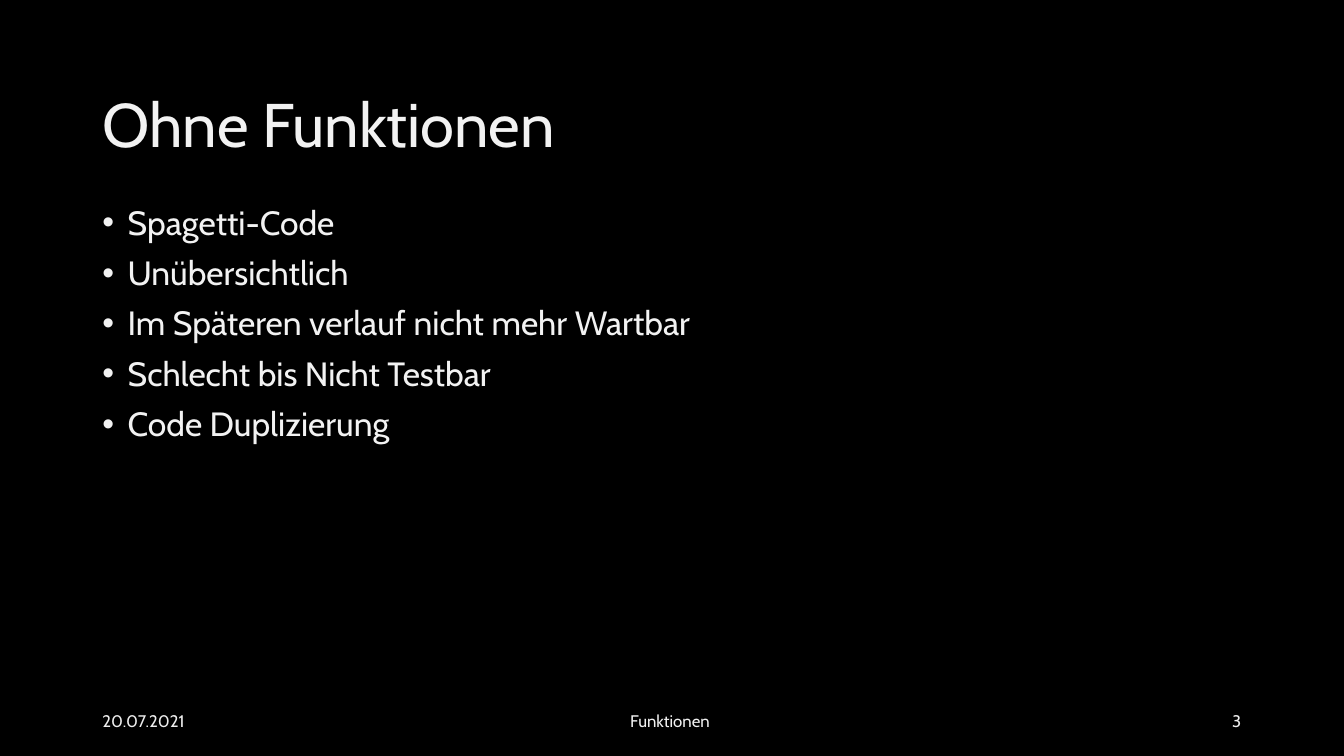
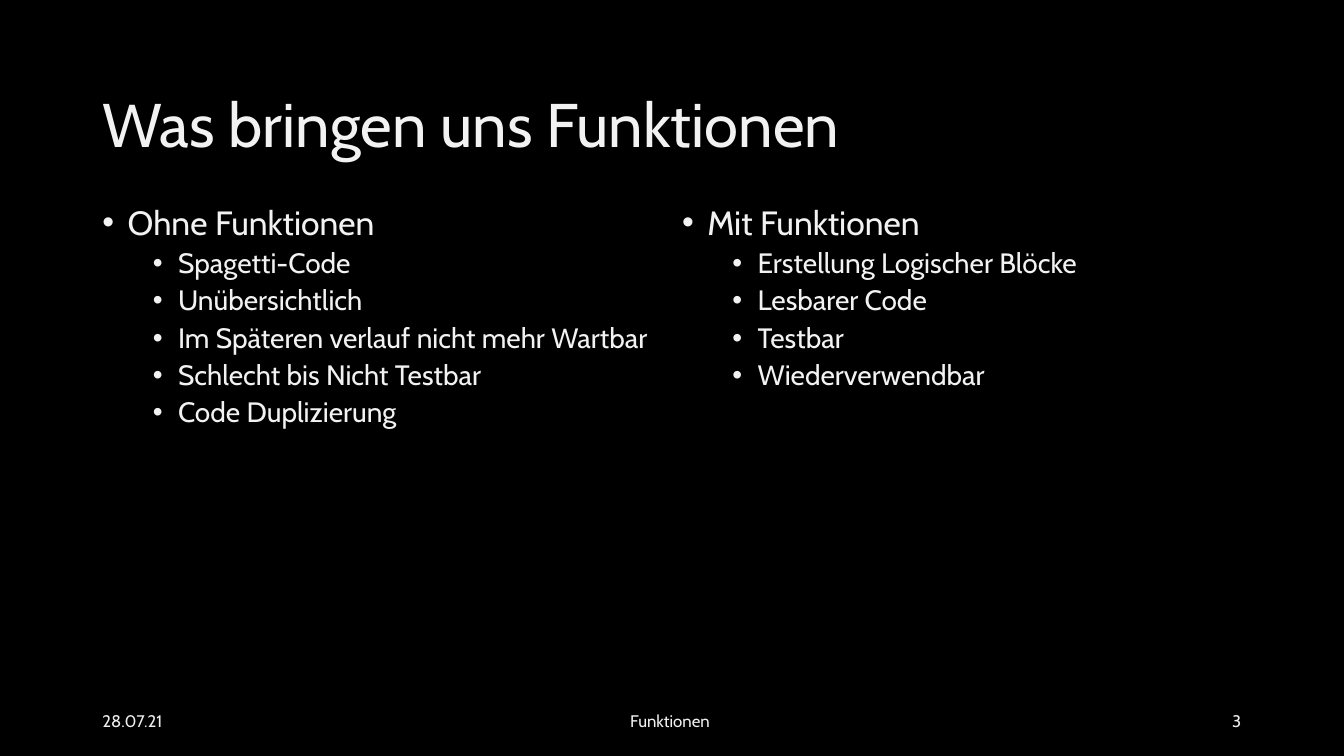
Before and after one commit to EsstBananeImEi/python_kurs, a slide deck: slide 3 of Materialien/Powerpoint/Einfuehrung in Funktionen.pptx. Drawn at 1344x756 pixels with LibreOffice and Linux fonts; fonts in the diff are those of the drawing; background and template pictures are left out. Boxes give left, top, right and bottom in pixels: in the first picture for what was removed or moved away, otherwise in the second. Text is boxed around its words. In the diff, an @@ line names an element or a change of style, - is before the commit and + after.

```diff
--- a/Materialien/Powerpoint/Einfuehrung in Funktionen.pptx
+++ b/Materialien/Powerpoint/Einfuehrung in Funktionen.pptx
@@ title at (102, 100, 839, 161): text changed @@
-Ohne Funktionen
+Was bringen uns Funktionen
@@ text at (128, 209, 374, 236): paragraph added @@
+• Ohne Funktionen
@@ text added at (707, 209, 1076, 386), 20 pt, text #F2F2F2 @@
+• Mit Funktionen
+  • Erstellung Logischer Blöcke
+  • Lesbarer Code
+  • Testbar
+  • Wiederverwendbar
@@ text at (178, 252, 647, 429): size 24 to 20 pt in "Spagetti-Code", "Unübersichtlich", "Im Späteren verlauf nicht mehr Wartbar", "Schlecht bis Nicht Testbar" and 1 more places; list level 1 to 2 in "Spagetti-Code"; list level 1 to 2 in "Unübersichtlich"; list level 1 to 2 in "Im Späteren verlauf nicht mehr ..."; list level 1 to 2 in "Schlecht bis Nicht Testbar"; list level 1 to 2 in "Code Duplizierung" @@
@@ text at (102, 715, 162, 728): text changed @@
-20.07.2021
+28.07.21
```
Also in this commit, not shown: 2 other slides changed, 5 slides added, 1 slide removed, 6 other files.
